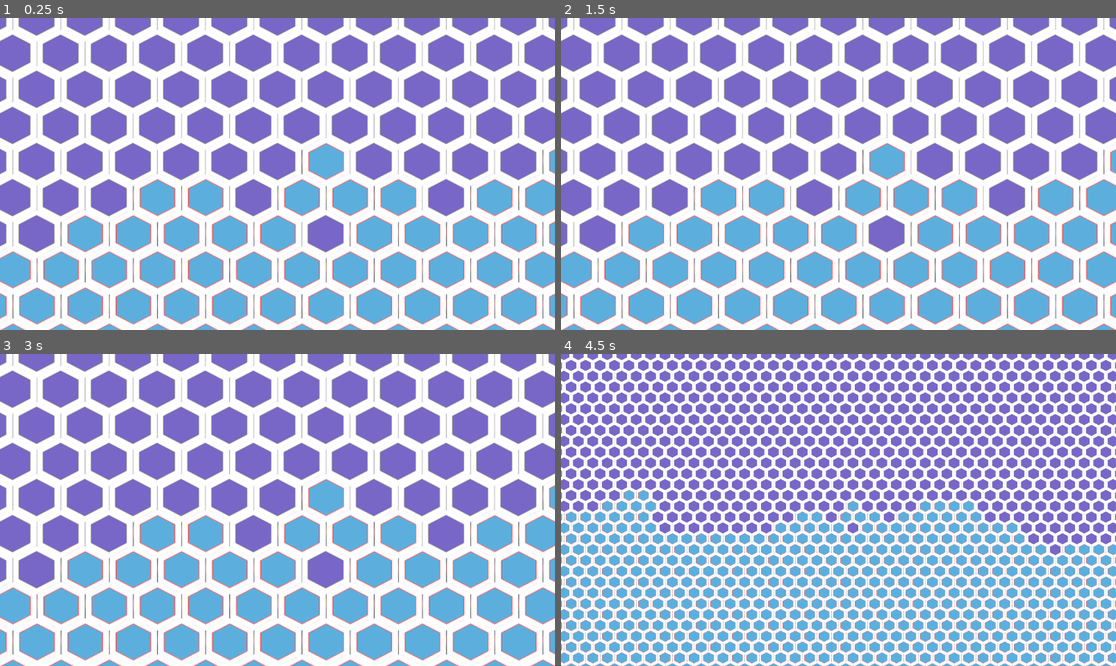
Above: before the commit, frames 1-4 (two rows, left to right).
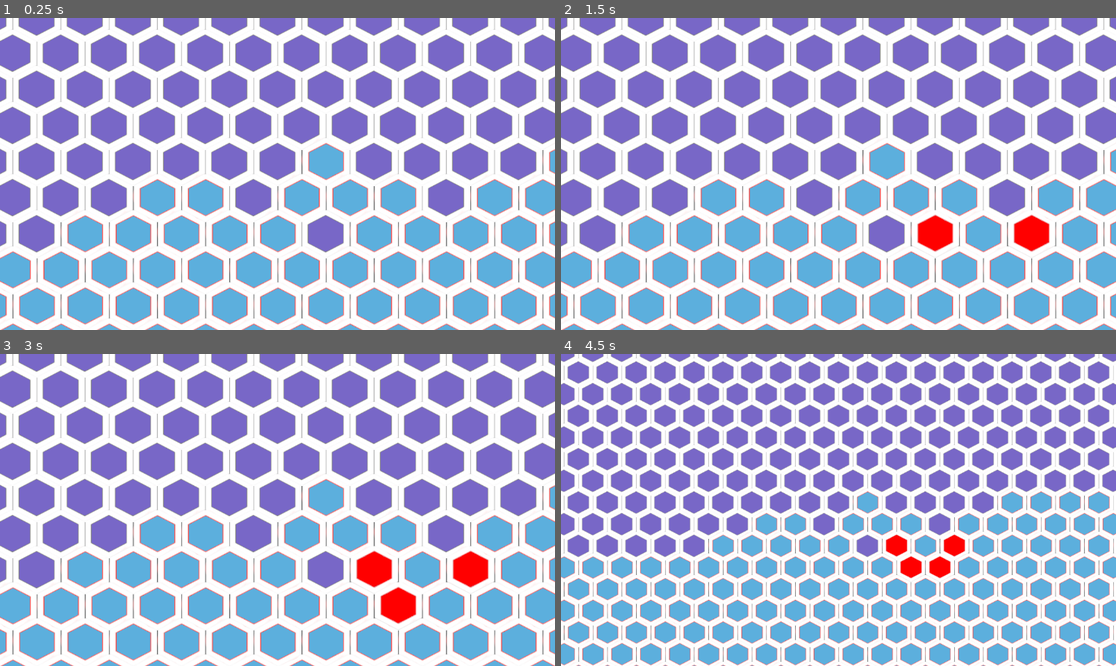
Above: after the commit, the same moments.

Repository: DragonCat4012/Shyv_Game
Game: Godot game, scene res://Scenes/map.tscn
Same seed, same stepped clock (60 frames per second), same inputs: the game is played once before the commit and once after it.
Inputs (mouse positions are in pixels of both pictures, inside the frame that each line leads up to):
- Up to frame 1 (0.25 s): no input
- Up to frame 2 (1.5 s): tap Enter at 0.5 s; move the mouse to (960, 158) at 0.52 s; right-click (960, 158) at 0.6 s; click (960, 158) at 0.8 s; tap Middle mouse button (zoom_reset) at 1.25 s; move the mouse to (727, 189) at 1.27 s; click (727, 189) at 1.35 s
- Up to frame 3 (3 s): right-click (166, 525) at 1.55 s; tap Middle mouse button (zoom_reset) at 2, 2.75 s; move the mouse to (333, 441) at 2.02 s; right-click (333, 441) at 2.1 s; click (333, 441) at 2.3 s; move the mouse to (249, 572) at 2.77 s; click (249, 572) at 2.85 s
- Up to frame 4 (4.5 s): right-click (810, 572) at 3.05 s; tap Middle mouse button (zoom_reset) at 3.5, 4.25 s; move the mouse to (1005, 556) at 3.52 s; tap Mouse wheel up (zoom_in) at 3.6 s; click (1005, 556) at 3.8 s; move the mouse to (672, 463) at 4.27 s; tap Mouse wheel down (zoom_out) at 4.35 s

The runs differ from the first frame. In frame 1, less than 0.1% of the frame differs, in the area x 6-98%, y 42-78%; in frame 2, 1.2%; in frame 3, 1.7%; in frame 4, 65%, in the area x 0-100%, y 0-100%.

Commit message:
fix Zoom

Diff:
--- a/Scenes/Camera2D.gd
+++ b/Scenes/Camera2D.gd
@@ -5,8 +5,9 @@
 
 var dragging = false
 const MaxZoomIn = Vector2(2, 2)
-const MaxZoomOUT = Vector2(-2, -2)
-const zoomSteps = Vector2(0.7, 0.7)
+const MaxZoomOUT = Vector2(0, 0)
+const zoomSteps = Vector2(0.4, 0.4)
+const maxDraggingVal = 1100
 
 func _input(event):
 	if event.is_action("drag"):
@@ -30,6 +31,16 @@
 	elif event.is_action_released("zoom_reset"):
 		zoom = Vector2(1, 1)
 	elif event is InputEventMouseMotion and dragging:
-		position = zoom * (mouse_start_pos - event.position) + screen_start_position
+		var zoomMultiplayer = 10 if zoom.x < 1 else 1
+		position = zoomMultiplayer * zoom * (mouse_start_pos - event.position) + screen_start_position
+		if position.x > maxDraggingVal:
+			position.x = maxDraggingVal
+		if position.x < -maxDraggingVal:
+			position.x = -maxDraggingVal
 
-	print(zoom)
+		if position.y > maxDraggingVal:
+			position.y = maxDraggingVal
+		if position.y < -maxDraggingVal:
+			position.y = -maxDraggingVal
+
+	#print(zoom)
--- a/Scenes/MapScene.gd
+++ b/Scenes/MapScene.gd
@@ -1,19 +1,32 @@
 extends Node2D
-
+@onready var camera_2d = $Camera2D
 @onready var tile_map = $TileMap
 var source_id = 1
+var select_atlas = Vector2i(0,2)
 var water_atlas = Vector2i(0,1)
 var land_atlas = Vector2i(0,0)
 
 @export var noise_height_texture: NoiseTexture2D
 var noise: Noise
 
-var width := 100
-var height := 100
+var width := 50
+var height := 50
 
 func _ready():
 	noise = noise_height_texture.noise
 	_generate_world()
+
+func _input(event):
+	if(Input.is_action_just_released("left_click")):
+		_translate_global_to_tile(get_global_mouse_position())
+		#var tile = local_to_map(get_global_mouse_position());
+				#something here to get the clicked physics layer?
+
+func _translate_global_to_tile(global: Vector2):
+	var tilePos = round(global / 125 / 2)
+	print(global, " -> ",tilePos)
+	tile_map.set_cell(0, tilePos, source_id, select_atlas)
+	pass
 
 func _generate_world():
 	for x in range(-width/2 , width/2):
--- a/Scenes/map.tscn
+++ b/Scenes/map.tscn
@@ -12,10 +12,13 @@
 [sub_resource type="FastNoiseLite" id="FastNoiseLite_41tvk"]
 
 [sub_resource type="NoiseTexture2D" id="NoiseTexture2D_g14po"]
+width = 300
+height = 300
 color_ramp = SubResource("Gradient_6mp1p")
 noise = SubResource("FastNoiseLite_41tvk")
 
 [node name="MapNode" type="Node2D"]
+position = Vector2(574, 324)
 script = ExtResource("1_jltnr")
 noise_height_texture = SubResource("NoiseTexture2D_g14po")
 
--- a/project.godot
+++ b/project.godot
@@ -19,7 +19,7 @@
 
 drag={
 "deadzone": 0.5,
-"events": [Object(InputEventMouseButton,"resource_local_to_s …(115 unchanged characters)… alse,"meta_pressed":false,"button_mask":1,"position":Vector2(145, 15),"global_position":Vector2(149, 56),"factor":1.0,"button_index":1,"canceled":false,"pressed":true,"double_click":false,"script":null)
+"events": [Object(InputEventMouseButton,"resource_local_to_s …(115 unchanged characters)… alse,"meta_pressed":false,"button_mask":2,"position":Vector2(242, 14),"global_position":Vector2(246, 55),"factor":1.0,"button_index":2,"canceled":false,"pressed":true,"double_click":false,"script":null)
 ]
 }
 zoom_out={
@@ -37,3 +37,8 @@
 "events": [Object(InputEventMouseButton,"resource_local_to_scene":false,"resource_name":"","device":-1,"window_id":0,"a …(253 unchanged characters)…
 ]
 }
+left_click={
+"deadzone": 0.5,
+"events": [Object(InputEventMouseButton,"resource_local_to_scene":false,"resource_name":"","device":-1,"window_id":0,"alt_pressed":false,"shift_pressed":false,"ctrl_pressed":false,"meta_pressed":false,"button_mask":1,"position":Vector2(239, 12),"global_position":Vector2(243, 53),"factor":1.0,"button_index":1,"canceled":false,"pressed":true,"double_click":false,"script":null)
+]
+}
Binary file changed: Graphics/Tiles.png
